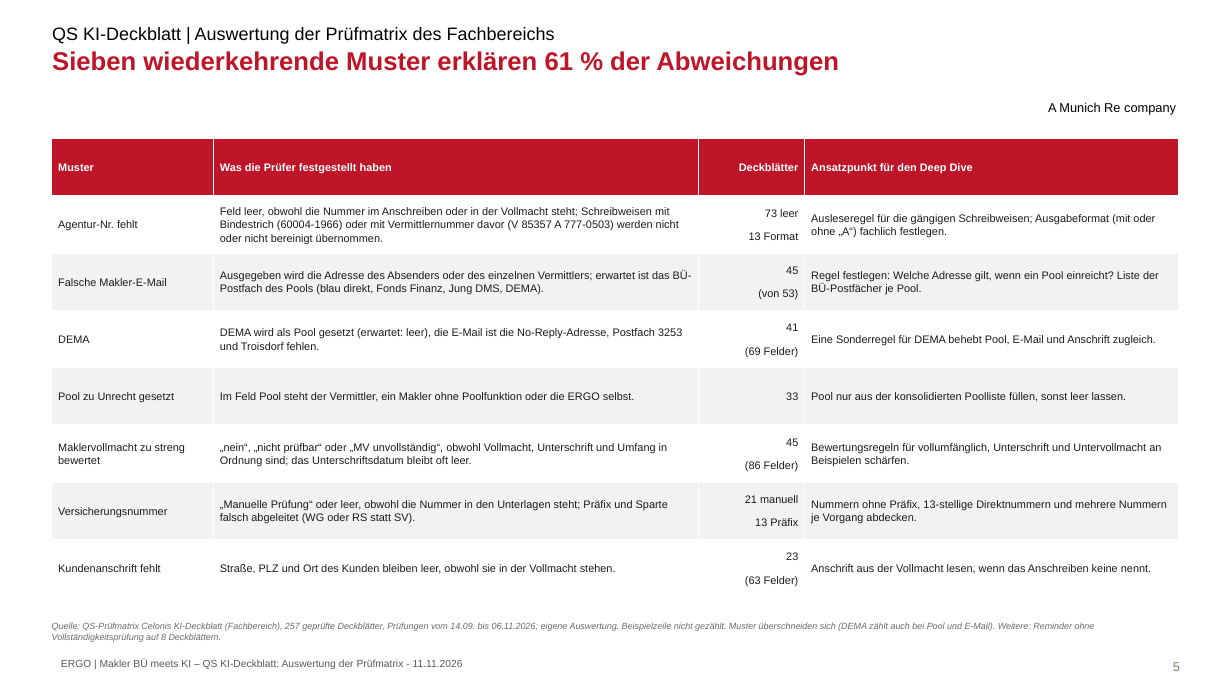
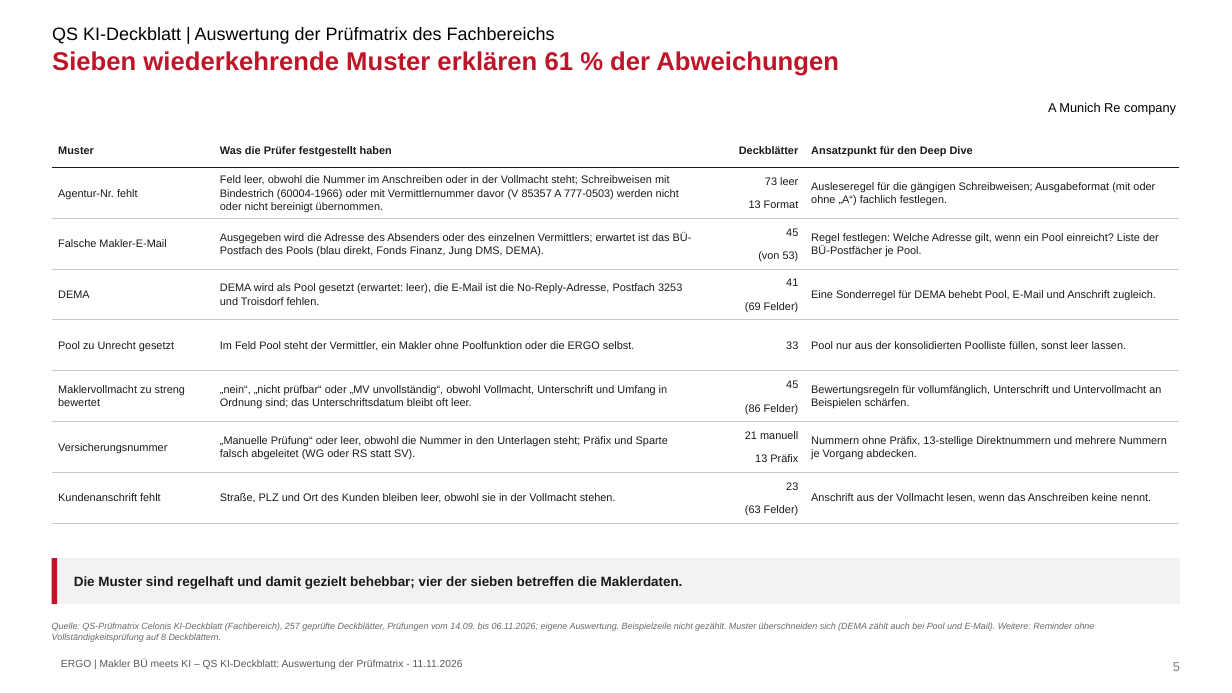
Before and after one commit to brenneisen-e/01_ki-arbeitsplatz, a slide deck: slide 5 of 05_Bestandsuebertragung/kontextdokumente/pdd/20261111_QS_KI-Deckblatt_Auswertung.pptx. Drawn at 1232x693 pixels with LibreOffice and Linux fonts; fonts in the diff are those of the drawing; background and template pictures are left out. Boxes give left, top, right and bottom in pixels: in the first picture for what was removed or moved away, otherwise in the second. Text is boxed around its words. In the diff, an @@ line names an element or a change of style, - is before the commit and + after.

```diff
--- a/05_Bestandsuebertragung/kontextdokumente/pdd/20261111_QS_KI-Deckblatt_Auswertung.pptx
+++ b/05_Bestandsuebertragung/kontextdokumente/pdd/20261111_QS_KI-Deckblatt_Auswertung.pptx
@@ table at (x1=52, y1=134, x2=1179, y2=523) @@
@@ fill #BF1528 to #FFFFFF in row 1 @@
@@ fill #F2F2F2 to #FFFFFF in 12 cells @@
@@ text colour #FFFFFF to #1A1A1A in "Muster", "Was die Prüfer festgestellt haben", "Deckblätter", "Ansatzpunkt für den Deep Dive" @@
@@ borders changed @@
@@ table resized from (x1=52, y1=139, x2=1179, y2=597) to (x1=52, y1=134, x2=1179, y2=523) @@
@@ rectangle added at (x1=52, y1=558, x2=1180, y2=604), fill #F2F2F2 @@
@@ rectangle added at (x1=52, y1=558, x2=57, y2=604), fill #BF1528 @@
@@ text added at (x1=74, y1=576, x2=683, y2=589), 10.5 pt, text #1A1A1A, bold @@
+Die Muster sind regelhaft und damit gezielt behebbar; vier der sieben betreffen die Maklerdaten.
```
Also in this commit, not shown: 5 other slides changed, 1 slide added, 1 other file.
